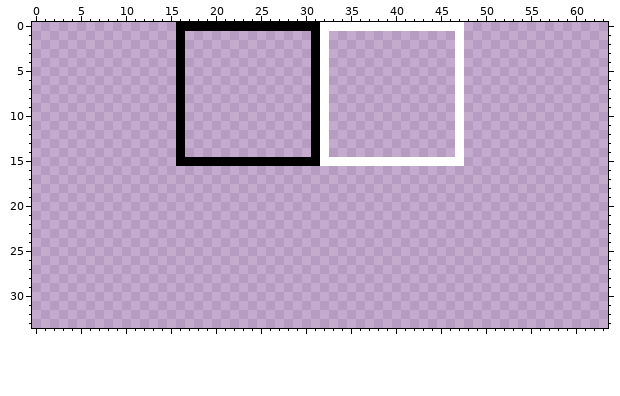
Pixel-art file, stored at sources/grids_tile_set.aseprite. The picture above was drawn from the file before the commit.
64x64 pixels, 1 frame. Shown: x 0..63, y 0..33.
Now the later version:
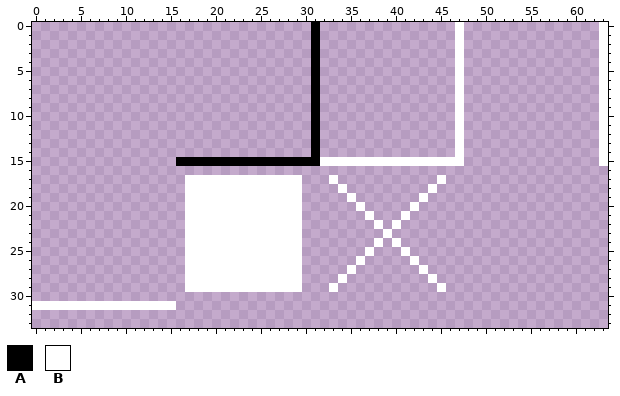
Palette (. is transparent): A #000000  B #ffffff
The edit:
{"y":0,"x":16,"old":"AAAAAAAAAAAAAAA","new":"..............."}
{"y":0,"x":32,"old":"BBBBBBBBBBBBBBB","new":"..............."}
{"y":0,"x":63,"old":".","new":"B"}
{"y":1,"x":16,"old":"A","new":"."}
{"y":1,"x":32,"old":"B","new":"."}
{"y":1,"x":63,"old":".","new":"B"}
{"y":2,"x":16,"old":"A","new":"."}
{"y":2,"x":32,"old":"B","new":"."}
{"y":2,"x":63,"old":".","new":"B"}
{"y":3,"x":16,"old":"A","new":"."}
{"y":3,"x":32,"old":"B","new":"."}
{"y":3,"x":63,"old":".","new":"B"}
{"y":4,"x":16,"old":"A","new":"."}
{"y":4,"x":32,"old":"B","new":"."}
{"y":4,"x":63,"old":".","new":"B"}
{"y":5,"x":16,"old":"A","new":"."}
{"y":5,"x":32,"old":"B","new":"."}
{"y":5,"x":63,"old":".","new":"B"}
{"y":6,"x":16,"old":"A","new":"."}
{"y":6,"x":32,"old":"B","new":"."}
{"y":6,"x":63,"old":".","new":"B"}
{"y":7,"x":16,"old":"A","new":"."}
{"y":7,"x":32,"old":"B","new":"."}
{"y":7,"x":63,"old":".","new":"B"}
{"y":8,"x":16,"old":"A","new":"."}
{"y":8,"x":32,"old":"B","new":"."}
{"y":8,"x":63,"old":".","new":"B"}
{"y":9,"x":16,"old":"A","new":"."}
{"y":9,"x":32,"old":"B","new":"."}
{"y":9,"x":63,"old":".","new":"B"}
{"y":10,"x":16,"old":"A","new":"."}
{"y":10,"x":32,"old":"B","new":"."}
{"y":10,"x":63,"old":".","new":"B"}
{"y":11,"x":16,"old":"A","new":"."}
{"y":11,"x":32,"old":"B","new":"."}
{"y":11,"x":63,"old":".","new":"B"}
{"y":12,"x":16,"old":"A","new":"."}
{"y":12,"x":32,"old":"B","new":"."}
{"y":12,"x":63,"old":".","new":"B"}
{"y":13,"x":16,"old":"A","new":"."}
{"y":13,"x":32,"old":"B","new":"."}
{"y":13,"x":63,"old":".","new":"B"}
{"y":14,"x":16,"old":"A","new":"."}
{"y":14,"x":32,"old":"B","new":"."}
{"y":14,"x":63,"old":".","new":"B"}
{"y":15,"x":63,"old":".","new":"B"}
{"y":17,"x":17,"old":".............","new":"BBBBBBBBBBBBB"}
{"y":17,"x":33,"old":".","new":"B"}
{"y":17,"x":45,"old":".","new":"B"}
{"y":18,"x":17,"old":".............","new":"BBBBBBBBBBBBB"}
{"y":18,"x":34,"old":".","new":"B"}
{"y":18,"x":44,"old":".","new":"B"}
{"y":19,"x":17,"old":".............","new":"BBBBBBBBBBBBB"}
{"y":19,"x":35,"old":".","new":"B"}
{"y":19,"x":43,"old":".","new":"B"}
{"y":20,"x":17,"old":".............","new":"BBBBBBBBBBBBB"}
{"y":20,"x":36,"old":".","new":"B"}
{"y":20,"x":42,"old":".","new":"B"}
{"y":21,"x":17,"old":".............","new":"BBBBBBBBBBBBB"}
{"y":21,"x":37,"old":".","new":"B"}
{"y":21,"x":41,"old":".","new":"B"}
{"y":22,"x":17,"old":".............","new":"BBBBBBBBBBBBB"}
{"y":22,"x":38,"old":".","new":"B"}
{"y":22,"x":40,"old":".","new":"B"}
{"y":23,"x":17,"old":".............","new":"BBBBBBBBBBBBB"}
{"y":23,"x":39,"old":".","new":"B"}
{"y":24,"x":17,"old":".............","new":"BBBBBBBBBBBBB"}
{"y":24,"x":38,"old":".","new":"B"}
{"y":24,"x":40,"old":".","new":"B"}
{"y":25,"x":17,"old":".............","new":"BBBBBBBBBBBBB"}
{"y":25,"x":37,"old":".","new":"B"}
{"y":25,"x":41,"old":".","new":"B"}
{"y":26,"x":17,"old":".............","new":"BBBBBBBBBBBBB"}
{"y":26,"x":36,"old":".","new":"B"}
{"y":26,"x":42,"old":".","new":"B"}
{"y":27,"x":17,"old":".............","new":"BBBBBBBBBBBBB"}
{"y":27,"x":35,"old":".","new":"B"}
{"y":27,"x":43,"old":".","new":"B"}
{"y":28,"x":17,"old":".............","new":"BBBBBBBBBBBBB"}
{"y":28,"x":34,"old":".","new":"B"}
{"y":28,"x":44,"old":".","new":"B"}
{"y":29,"x":17,"old":".............","new":"BBBBBBBBBBBBB"}
{"y":29,"x":33,"old":".","new":"B"}
{"y":29,"x":45,"old":".","new":"B"}
{"y":31,"x":0,"old":"................","new":"BBBBBBBBBBBBBBBB"}
